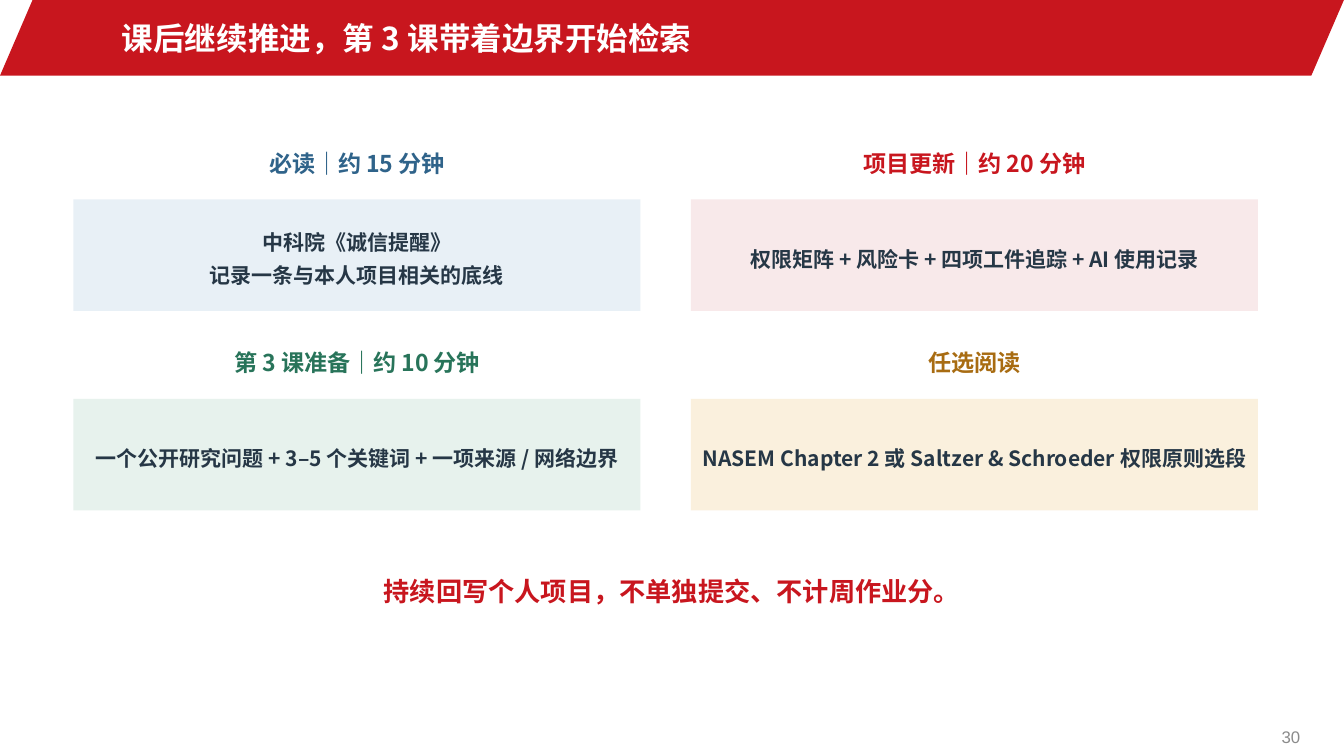
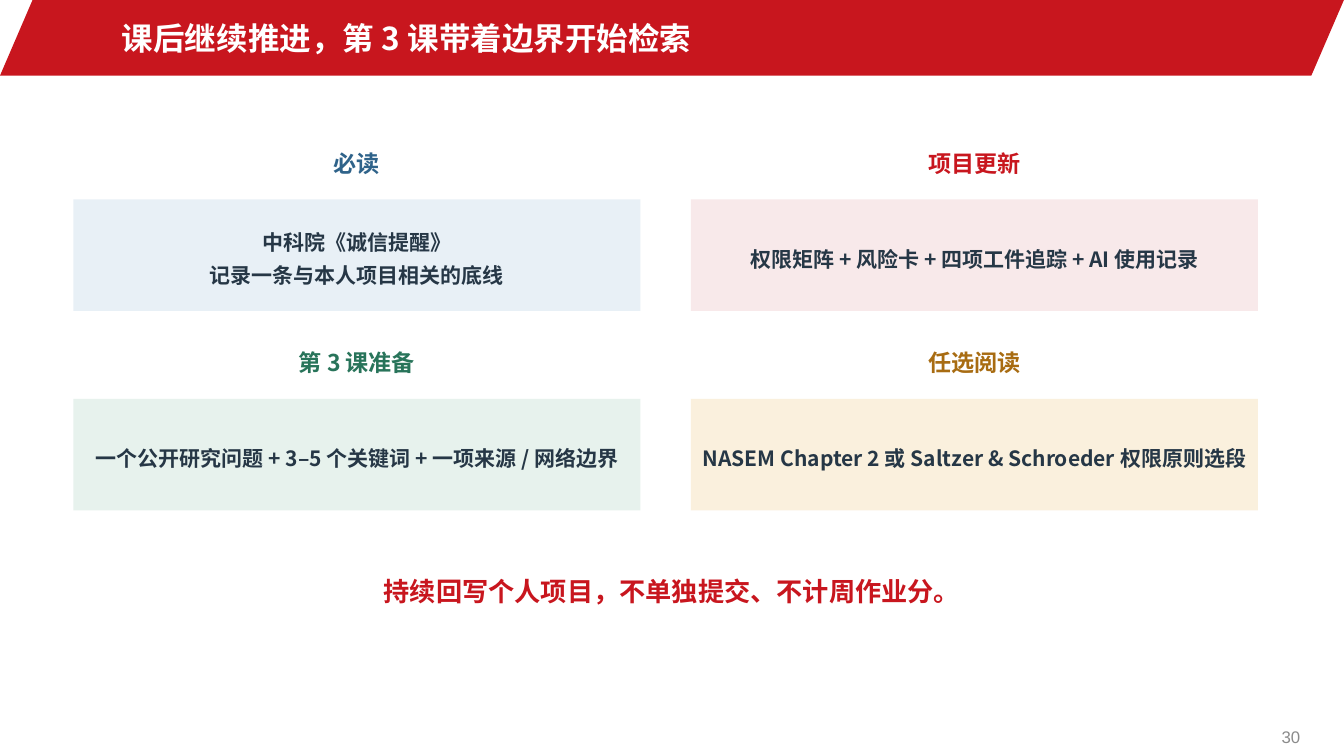
Before and after one commit to jinyh/ai4research, a slide deck: slide 30 of lessons/lesson-02/slides.pptx. Drawn at 1344x756 pixels with LibreOffice and Linux fonts; fonts in the diff are those of the drawing; background and template pictures are left out. Boxes give left, top, right and bottom in pixels: in the first picture for what was removed or moved away, otherwise in the second. Text is boxed around its words. In the diff, an @@ line names an element or a change of style, - is before the commit and + after.

```diff
--- a/lessons/lesson-02/slides.pptx
+++ b/lessons/lesson-02/slides.pptx
@@ text at [334, 152, 380, 174]: text changed @@
-必读｜约 15 分钟
+必读
@@ text at [928, 152, 1020, 174]: text changed @@
-项目更新｜约 20 分钟
+项目更新
@@ text at [299, 351, 415, 373]: text changed @@
-第 3 课准备｜约 10 分钟
+第 3 课准备
```
Also in this commit, not shown: 2 other slides changed, 26 other files.
